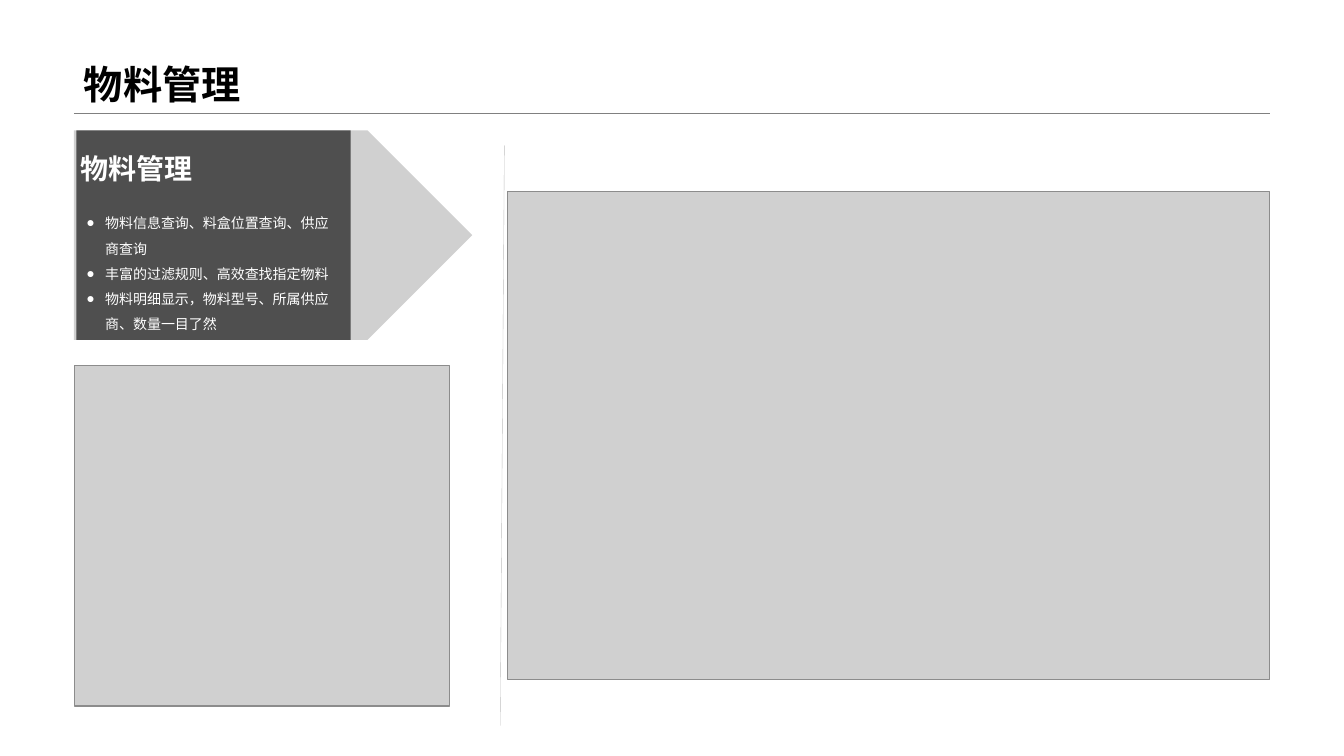
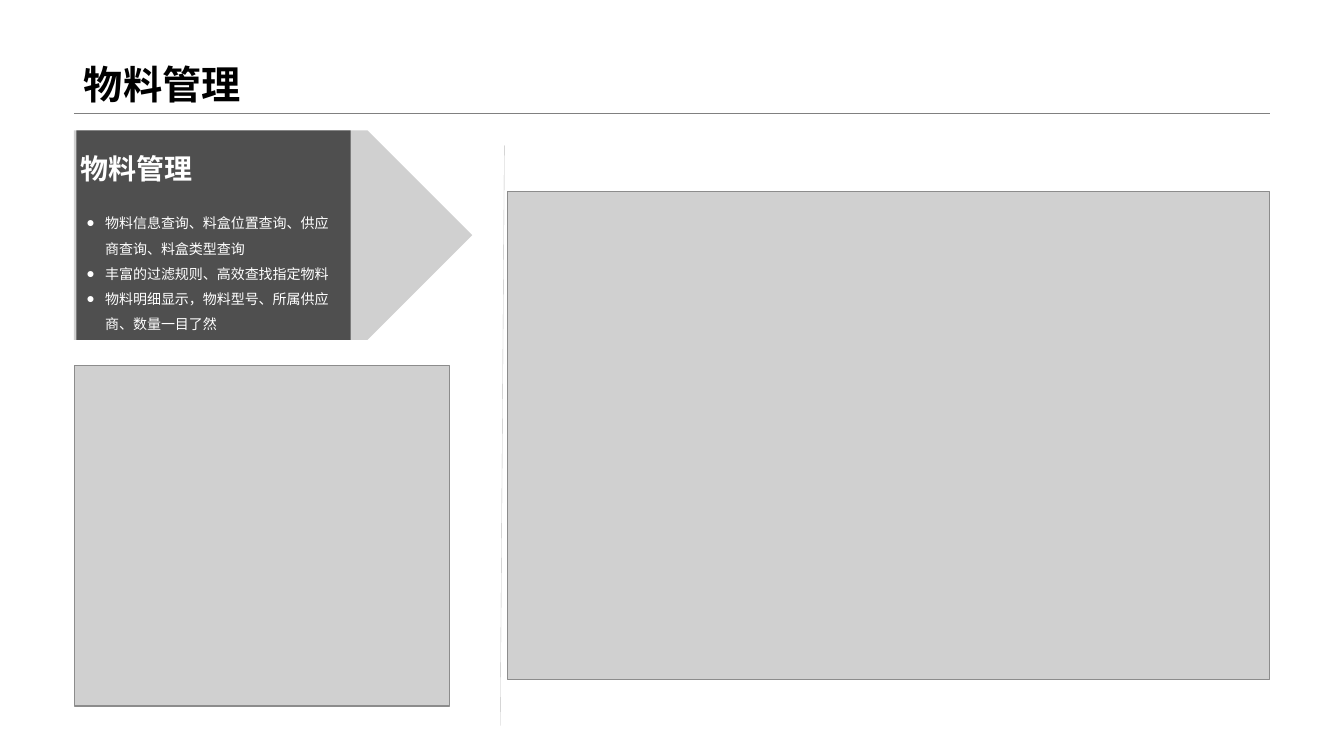
Before and after one commit to Samsuik686/UW, a slide deck: slide 13 of Document/产品发布/产品介绍/UW无人仓库宣传.pptx. Drawn at 1344x756 pixels with LibreOffice and Linux fonts; fonts in the diff are those of the drawing; grey boxes stand for pictures; background and template pictures are left out. Boxes give left, top, right and bottom in pixels: in the first picture for what was removed or moved away, otherwise in the second. Text is boxed around its words. In the diff, an @@ line names an element or a change of style, - is before the commit and + after.

```diff
--- a/Document/产品发布/产品介绍/UW无人仓库宣传.pptx
+++ b/Document/产品发布/产品介绍/UW无人仓库宣传.pptx
@@ text at [105, 216, 328, 255]: text changed @@
-● 物料信息查询、料盒位置查询、供应商查询
+● 物料信息查询、料盒位置查询、供应商查询、料盒类型查询
```
Also in this commit, not shown: 1 other slide changed.
